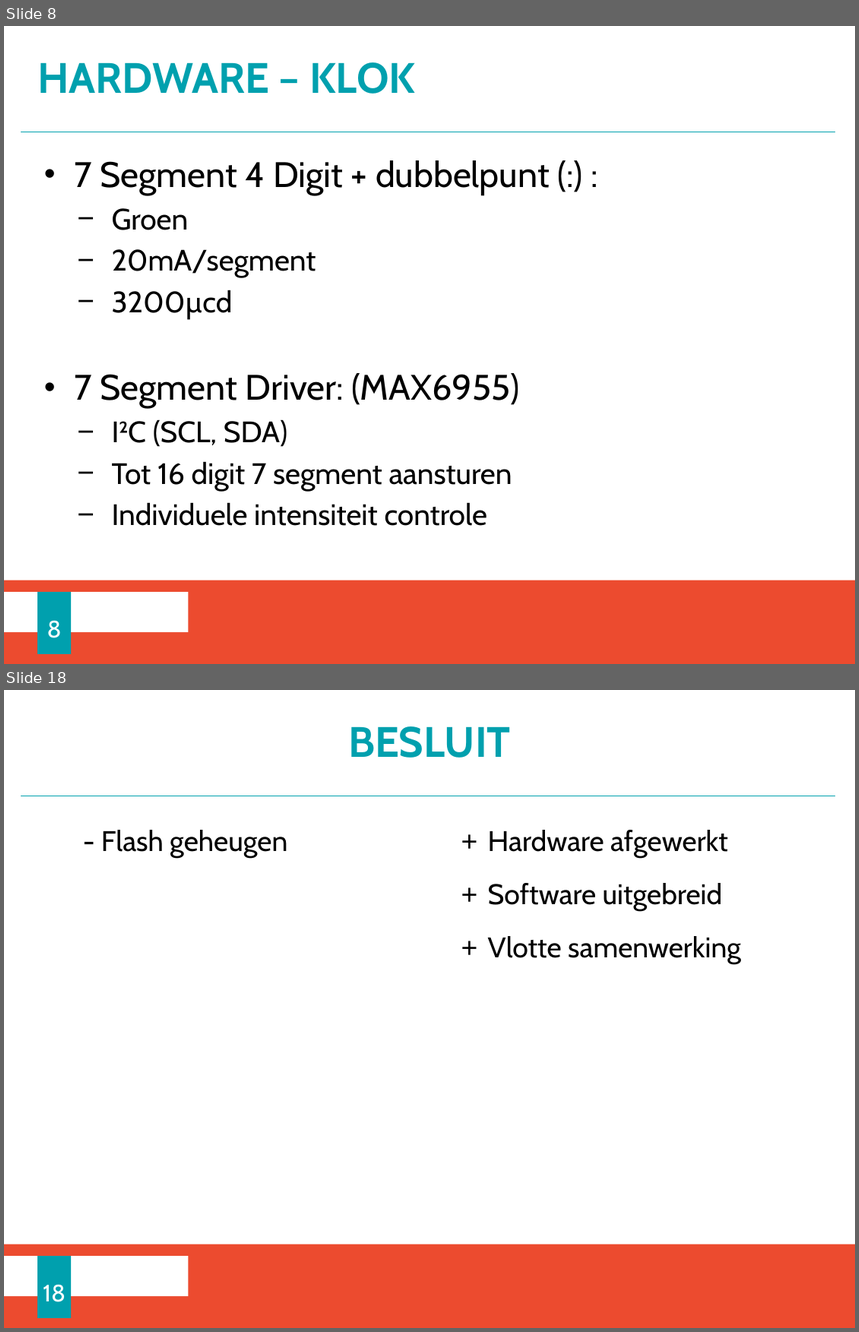
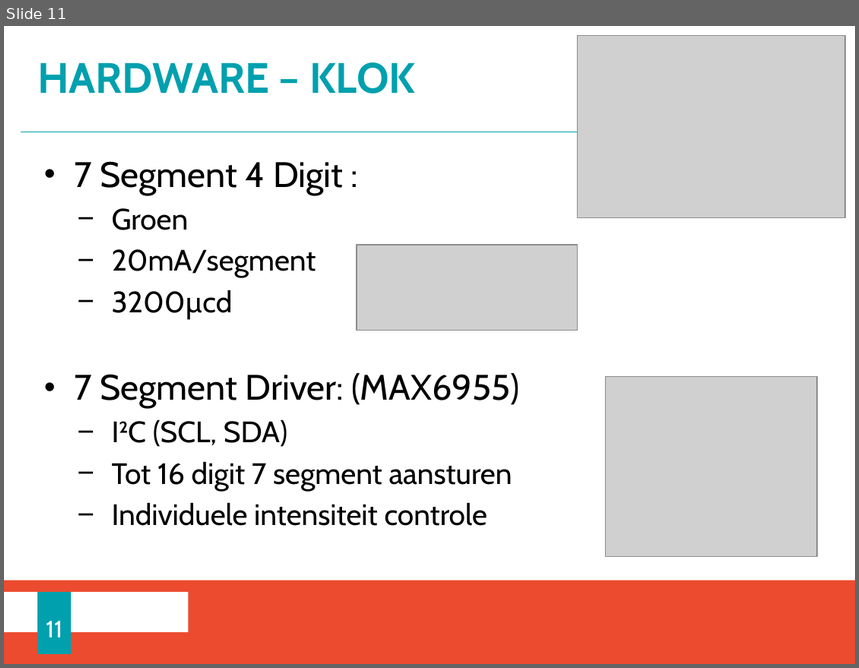
Before and after one commit to HeMatthias/E-Schaakbord, a slide deck: Schaakbord_PPT.pptx. Shown one above the other, each under a label of ours: slides 8 and 18 before the commit, slide 11 after it; the slides between them are not shown. The pictures are 859x1332 and 859x668 pixels, drawn with LibreOffice and Linux fonts; fonts in the diff are those of the drawing; grey boxes stand for pictures; background and template pictures are left out. Boxes give left, top, right and bottom in pixels: in the first picture for what was removed or moved away, otherwise in the second. Text is boxed around its words. In the diff, an @@ line names an element or a change of style, - is before the commit and + after.

```diff
--- a/Schaakbord_PPT.pptx
+++ b/Schaakbord_PPT.pptx
@@ slide 18 removed at (4, 690, 855, 1328), background #FFFFFF; not listed: 3 template elements that a slide beside it also shows @@
@@ title removed at (348, 726, 511, 758) @@
-BESLUIT
@@ table removed at (75, 820, 832, 980), 3 rows, 2 columns @@
-- Flash geheugen | Hardware afgewerkt
- | Software uitgebreid
- | Vlotte samenwerking
@@ page number removed at (37, 1256, 70, 1319) @@
-18
@@ what was slide 8 is now slide 11 @@
@@ slide 11 changed as well @@
@@ picture added at (577, 35, 845, 218) @@
@@ text at (75, 161, 343, 195): text changed @@
-• 7 Segment 4 Digit + dubbelpunt (:) :
+• 7 Segment 4 Digit :
@@ picture added at (357, 245, 577, 330) @@
@@ picture added at (605, 377, 817, 557) @@
@@ page number at (46, 621, 63, 638): text changed @@
-8
+11
```
Also in this commit, not shown: 7 other slides changed, 4 slides added, 9 other slides removed, 14 other files.
